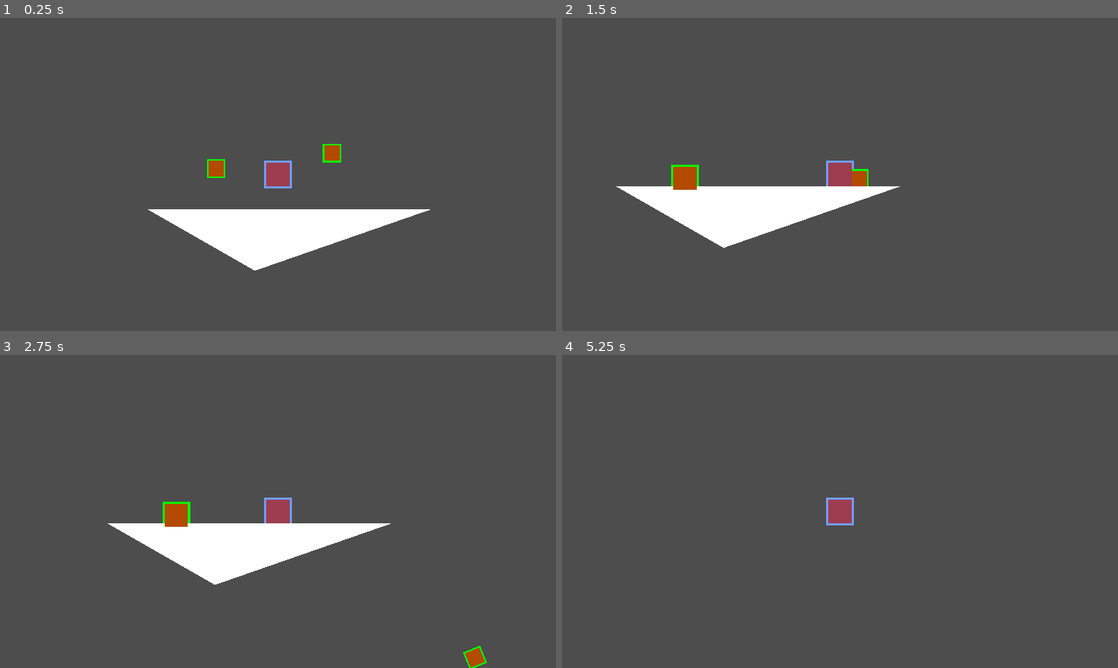
Above: before the commit, frames 1-4 (two rows, left to right).
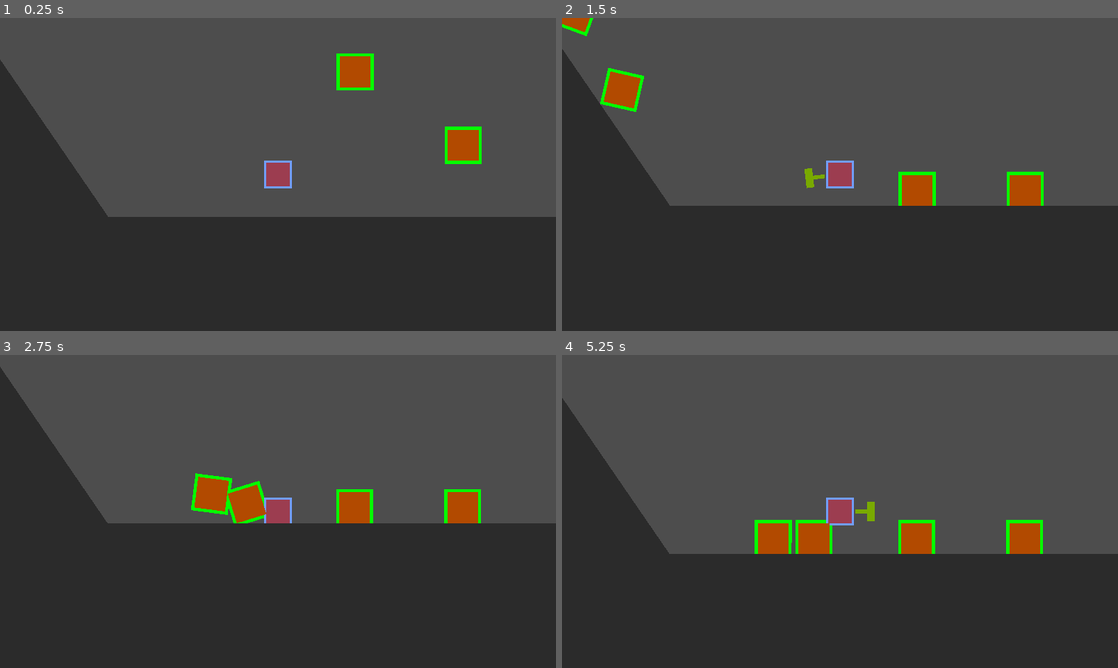
Above: after the commit, the same moments.

Repository: kapa-Nitori/nitori-gmtk-2024
Game: Godot game, scene res://scenes/world.tscn
Two runs of this game, one before a commit and one after it. Both use one fixed random seed, a clock stepped at 60 frames per second and the inputs below.
Inputs (mouse positions are in pixels of both pictures, inside the frame that each line leads up to):
- Up to frame 1 (0.25 s): no input
- Up to frame 2 (1.5 s): move the mouse to (962, 158) at 0.52 s; hold Right (ui_right) from 0.53 s (still down); click (962, 158) at 0.6 s; tap Space (jump, bound only after the commit) at 0.77 s; move the mouse to (728, 190) at 1.27 s; click (728, 190) at 1.35 s
- Up to frame 3 (2.75 s): tap Space (jump, bound only after the commit) at 1.52 s; move the mouse to (333, 442) at 2.02 s; release Right (ui_right) at 2.03 s; hold Left (ui_left) from 2.03 s (still down); click (333, 442) at 2.1 s
- Up to frame 4 (5.25 s): move the mouse to (812, 574) at 2.77 s; release Left (ui_left) at 2.78 s; hold Right (ui_right) 2.78-4.28 s; click (812, 574) at 2.85 s; tap Space (jump, bound only after the commit) at 3.02, 3.77, 4.52 s; move the mouse to (1006, 558) at 3.52 s; click (1006, 558) at 3.6 s; move the mouse to (673, 464) at 4.27 s; hold Left (ui_left) 4.28-5.03 s; click (673, 464) at 4.35 s; tap Enter at 5 s; move the mouse to (867, 511) at 5.02 s; hold Right (ui_right) from 5.03 s (still down); click (867, 511) at 5.1 s

The runs differ from the first frame. In frame 1, 45% of the frame differs, in the area x 0-100%, y 11-100%; in frame 2, 50%; in frame 3, 54%, in the area x 0-100%, y 3-100%; in frame 4, 44%.

Commit message:
added more stuff. boxes are currently broken

Diff:
--- a/Lucky Mallet/project.godot
+++ b/Lucky Mallet/project.godot
@@ -27,7 +27,33 @@
 
 jump={
 "deadzone": 0.5,
-"events": [Object(InputEventKey,"resource_local_to_scene":false,"resource_name":"","device":-1,"window_id":0,"alt_pressed":false,"shift_pressed":false,"ctrl_pressed":false,"meta_pressed":false,"pressed":false,"keycode":0,"physical_keycode":90,"key_label":0,"unicode":122,"echo":false,"script":null)
+"events": [Object(InputEventKey,"resource_local_to_scene":false,"resource_name":"","device":-1,"window_id":0,"alt_pressed":false,"shift_pressed":false,"ctrl_pressed":false,"meta_pressed":false,"pressed":false,"keycode":0,"physical_keycode":32,"key_label":0,"unicode":32,"echo":false,"script":null)
+, Object(InputEventKey,"resource_local_to_scene":false,"resource_name":"","device":-1,"window_id":0,"alt_pressed":false,"shift_pressed":false,"ctrl_pressed":false,"meta_pressed":false,"pressed":false,"keycode":0,"physical_keycode":87,"key_label":0,"unicode":119,"echo":false,"script":null)
+]
+}
+right={
+"deadzone": 0.5,
+"events": [Object(InputEventKey,"resource_local_to_scene":false,"resource_name":"","device":-1,"window_id":0,"alt_pressed":false,"shift_pressed":false,"ctrl_pressed":false,"meta_pressed":false,"pressed":false,"keycode":0,"physical_keycode":68,"key_label":0,"unicode":100,"echo":false,"script":null)
+]
+}
+left={
+"deadzone": 0.5,
+"events": [Object(InputEventKey,"resource_local_to_scene":false,"resource_name":"","device":-1,"window_id":0,"alt_pressed":false,"shift_pressed":false,"ctrl_pressed":false,"meta_pressed":false,"pressed":false,"keycode":0,"physical_keycode":65,"key_label":0,"unicode":97,"echo":false,"script":null)
+]
+}
+up={
+"deadzone": 0.5,
+"events": [Object(InputEventKey,"resource_local_to_scene":false,"resource_name":"","device":-1,"window_id":0,"alt_pressed":false,"shift_pressed":false,"ctrl_pressed":false,"meta_pressed":false,"pressed":false,"keycode":0,"physical_keycode":87,"key_label":0,"unicode":119,"echo":false,"script":null)
+]
+}
+down={
+"deadzone": 0.5,
+"events": [Object(InputEventKey,"resource_local_to_scene":false,"resource_name":"","device":-1,"window_id":0,"alt_pressed":false,"shift_pressed":false,"ctrl_pressed":false,"meta_pressed":false,"pressed":false,"keycode":0,"physical_keycode":83,"key_label":0,"unicode":115,"echo":false,"script":null)
+]
+}
+mallet_use={
+"deadzone": 0.5,
+"events": [Object(InputEventMouseButton,"resource_local_to_scene":false,"resource_name":"","device":-1,"window_id":0,"alt_pressed":false,"shift_pressed":false,"ctrl_pressed":false,"meta_pressed":false,"button_mask":0,"position":Vector2(0, 0),"global_position":Vector2(0, 0),"factor":1.0,"button_index":1,"canceled":false,"pressed":false,"double_click":false,"script":null)
 ]
 }
 
@@ -37,6 +63,7 @@
 2d_physics/layer_2="player"
 2d_physics/layer_3="box"
 2d_physics/layer_4="size portal"
+2d_physics/layer_5="mallet"
 
 [rendering]
 
--- a/Lucky Mallet/scenes/box.gd
+++ b/Lucky Mallet/scenes/box.gd
@@ -1,20 +1,36 @@
 extends RigidBody2D
 
 
-@export var box_type := true ## TRUE FOR SMALL, FALSE FOR LARGE
+## POSITIVE FOR SMALL, NEGATIVE FOR LARGE.
+@export var box_type := 1
 
-@onready var refresh = $Refresh
-@onready var indicator_color = $IndicatorColor
+@onready var collision_shape_2d = $CollisionShape2D
+@onready var indicator_color = $CollisionShape2D/Colors/IndicatorColor
+@onready var colors = $CollisionShape2D/Colors
 
+## SIZE MULTIPLIER FOR SMALL BOX
 @export var size_small: Vector2
+
+## SIZE MULTIPLIER FOR LARGE BOX
 @export var size_large: Vector2
 
+## DEFAULT SIZE
+@export var size_default: Vector2 = Vector2(32, 32)
 
-func _on_refresh_timeout():
-	if box_type == true: # for small box
-		indicator_color.color = Color(0, 1, 0)
-		self.scale = size_small
+func _ready():
+	Global.boxes_array.append(self)
 
-	elif box_type == false: # for large box
-		indicator_color.color = Color(1, 0.5, 0)
-		self.scale = size_large
+func _on_area_2d_area_entered(_area):
+	box_type *= -1
+	#
+	#print()
+	#print(box_type, " ", collision_shape_2d.shape.size)
+	if box_type >= 1: # for small box
+		self.indicator_color.color = Color(0, 1, 0)
+		self.colors.scale = size_small
+		self.collision_shape_2d.shape.size = size_default * size_small
+
+	elif box_type <= -1: # for large box
+		self.indicator_color.color = Color(1, 0.5, 0)
+		self.colors.scale = size_large
+		self.collision_shape_2d.shape.size = size_default * size_large
--- a/Lucky Mallet/scenes/box.tscn
+++ b/Lucky Mallet/scenes/box.tscn
@@ -1,33 +1,47 @@
-[gd_scene load_steps=3 format=3 uid="uid://j1h6xeqeq1cc"]
+[gd_scene load_steps=5 format=3 uid="uid://j1h6xeqeq1cc"]
 
 [ext_resource type="Script" path="res://scenes/box.gd" id="1_nw0wd"]
 
-[sub_resource type="RectangleShape2D" id="RectangleShape2D_jdq5w"]
+[sub_resource type="PhysicsMaterial" id="PhysicsMaterial_b8yn1"]
+rough = true
+
+[sub_resource type="RectangleShape2D" id="RectangleShape2D_as0if"]
 size = Vector2(32, 32)
+
+[sub_resource type="RectangleShape2D" id="RectangleShape2D_bl8gw"]
+size = Vector2(80, 80)
 
 [node name="Box" type="RigidBody2D"]
 collision_layer = 4
-collision_mask = 5
+collision_mask = 7
+physics_material_override = SubResource("PhysicsMaterial_b8yn1")
 script = ExtResource("1_nw0wd")
 size_small = Vector2(1, 1)
 size_large = Vector2(2, 2)
 
-[node name="IndicatorColor" type="Polygon2D" parent="."]
-z_index = -1
+[node name="CollisionShape2D" type="CollisionShape2D" parent="."]
+scale = Vector2(2, 2)
+shape = SubResource("RectangleShape2D_as0if")
+debug_color = Color(9.62615e-08, 0.265484, 0.314413, 0.42)
+
+[node name="Colors" type="Node2D" parent="CollisionShape2D"]
+
+[node name="Area2D" type="Area2D" parent="CollisionShape2D/Colors"]
+scale = Vector2(0.5, 0.5)
+collision_layer = 0
+collision_mask = 16
+
+[node name="CollisionShape2D" type="CollisionShape2D" parent="CollisionShape2D/Colors/Area2D"]
+shape = SubResource("RectangleShape2D_bl8gw")
+
+[node name="IndicatorColor" type="Polygon2D" parent="CollisionShape2D/Colors"]
+z_index = -2
 scale = Vector2(0.8, 0.8)
 color = Color(0, 1, 0, 1)
 polygon = PackedVector2Array(-24, -24, 24, -24, 24, 24, -24, 24)
 
-[node name="BaseColor" type="Polygon2D" parent="."]
+[node name="BaseColor" type="Polygon2D" parent="CollisionShape2D/Colors"]
 color = Color(0.7, 0.291667, 0, 1)
 polygon = PackedVector2Array(-16, -16, 16, -16, 16, 16, -16, 16)
 
-[node name="CollisionShape2D" type="CollisionShape2D" parent="."]
-shape = SubResource("RectangleShape2D_jdq5w")
-debug_color = Color(9.62615e-08, 0.265484, 0.314413, 0.42)
-
-[node name="Refresh" type="Timer" parent="."]
-wait_time = 0.2
-autostart = true
-
-[connection signal="timeout" from="Refresh" to="." method="_on_refresh_timeout"]
+[connection signal="area_entered" from="CollisionShape2D/Colors/Area2D" to="." method="_on_area_2d_area_entered"]
--- a/Lucky Mallet/scenes/global_variables.gd
+++ b/Lucky Mallet/scenes/global_variables.gd
@@ -3,12 +3,14 @@
 ## VARIABLES
 var player_speed: Vector2
 var player_direction: Vector2
+var boxes_array: Array
 
 
 
 
 
 
-#
+
 #func _process(delta):
-	#print(player_speed)
+	#print()
+	#print(boxes_array)
--- /dev/null
+++ b/Lucky Mallet/scenes/level_template.tscn
@@ -0,0 +1,3 @@
+[gd_scene format=3 uid="uid://dkcpdcgvmidk3"]
+
+[node name="LevelTemplate" type="Node2D"]
--- a/Lucky Mallet/scenes/player.gd
+++ b/Lucky Mallet/scenes/player.gd
@@ -5,6 +5,9 @@
 const JUMP_VELOCITY = -400.0
 const PUSH_FORCE = 100
 const MAX_PUSH_VELOCITY = 150
+
+@onready var mallet = $Mallet
+@onready var animation_player = $AnimationPlayer
 
 
 
@@ -25,19 +28,24 @@
 
 	# Get the input direction and handle the movement/deceleration.
 	# As good practice, you should replace UI actions with custom gameplay actions.
-	var direction = Input.get_axis("ui_left", "ui_right")
+	var direction = Input.get_axis("left", "right")
 	if direction:
 		velocity.x = direction * SPEED
 	else:
 		velocity.x = move_toward(velocity.x, 0, SPEED)
 
 	move_and_slide()
+	mallet_utils()
 
 	for i in get_slide_collision_count():
 		var collision = get_slide_collision(i)
 		var collision_box = collision.get_collider()
-		if collision_box.is_in_group("Boxes") and abs(collision_box.get_linear_velocity().x) < MAX_PUSH_VELOCITY:
+		#print()
+		#print(collision_box)
+		#collision_box.is_in_group("Boxes")
+		if Global.boxes_array.has(collision_box) and abs(collision_box.get_linear_velocity().x) < MAX_PUSH_VELOCITY:
 			collision_box.apply_central_impulse(collision.get_normal() * -PUSH_FORCE)
+
 
 
 
@@ -45,6 +53,13 @@
 func jump():
 	velocity.y += JUMP_VELOCITY
 
+func mallet_utils():
+	var direction = get_global_mouse_position()
+	mallet.look_at(direction)
+
+	if Input.is_action_just_pressed("mallet_use"):
+		animation_player.play("mallet_attack")
+
 func report_to_global(): # call this in process, updates global variables.
 	Global.player_speed = velocity
 	Global.player_direction = velocity.normalized()
--- a/Lucky Mallet/scenes/player.tscn
+++ b/Lucky Mallet/scenes/player.tscn
@@ -1,9 +1,97 @@
-[gd_scene load_steps=3 format=3 uid="uid://cmkffe4o3ntta"]
+[gd_scene load_steps=7 format=3 uid="uid://cmkffe4o3ntta"]
 
 [ext_resource type="Script" path="res://scenes/player.gd" id="1_ntijr"]
 
 [sub_resource type="RectangleShape2D" id="RectangleShape2D_xh381"]
 size = Vector2(48, 48)
+
+[sub_resource type="RectangleShape2D" id="RectangleShape2D_7tcp5"]
+size = Vector2(32, 48)
+
+[sub_resource type="Animation" id="Animation_rg8ug"]
+length = 0.001
+tracks/0/type = "value"
+tracks/0/imported = false
+tracks/0/enabled = true
+tracks/0/path = NodePath("Mallet:monitorable")
+tracks/0/interp = 1
+tracks/0/loop_wrap = true
+tracks/0/keys = {
+"times": PackedFloat32Array(0),
+"transitions": PackedFloat32Array(1),
+"update": 1,
+"values": [false]
+}
+tracks/1/type = "value"
+tracks/1/imported = false
+tracks/1/enabled = true
+tracks/1/path = NodePath("Mallet/CollisionShape2D:disabled")
+tracks/1/interp = 1
+tracks/1/loop_wrap = true
+tracks/1/keys = {
+"times": PackedFloat32Array(0),
+"transitions": PackedFloat32Array(1),
+"update": 1,
+"values": [true]
+}
+tracks/2/type = "value"
+tracks/2/imported = false
+tracks/2/enabled = true
+tracks/2/path = NodePath("Mallet/Polygon2D:visible")
+tracks/2/interp = 1
+tracks/2/loop_wrap = true
+tracks/2/keys = {
+"times": PackedFloat32Array(0),
+"transitions": PackedFloat32Array(1),
+"update": 1,
+"values": [false]
+}
+
+[sub_resource type="Animation" id="Animation_uleac"]
+resource_name = "mallet_attack"
+length = 0.2
+tracks/0/type = "value"
+tracks/0/imported = false
+tracks/0/enabled = true
+tracks/0/path = NodePath("Mallet:monitorable")
+tracks/0/interp = 1
+tracks/0/loop_wrap = true
+tracks/0/keys = {
+"times": PackedFloat32Array(0, 0.2),
+"transitions": PackedFloat32Array(1, 1),
+"update": 1,
+"values": [true, true]
+}
+tracks/1/type = "value"
+tracks/1/imported = false
+tracks/1/enabled = true
+tracks/1/path = NodePath("Mallet/CollisionShape2D:disabled")
+tracks/1/interp = 1
+tracks/1/loop_wrap = true
+tracks/1/keys = {
+"times": PackedFloat32Array(0, 0.2),
+"transitions": PackedFloat32Array(1, 1),
+"update": 1,
+"values": [false, true]
+}
+tracks/2/type = "value"
+tracks/2/imported = false
+tracks/2/enabled = true
+tracks/2/path = NodePath("Mallet/Polygon2D:visible")
+tracks/2/interp = 1
+tracks/2/loop_wrap = true
+tracks/2/keys = {
+"times": PackedFloat32Array(0, 0.2),
+"transitions": PackedFloat32Array(1, 1),
+"update": 1,
+"values": [true, false]
+}
+
+[sub_resource type="AnimationLibrary" id="AnimationLibrary_u1kyw"]
+_data = {
+"RESET": SubResource("Animation_rg8ug"),
+"mallet_attack": SubResource("Animation_uleac")
+}
 
 [node name="Player" type="CharacterBody2D"]
 collision_layer = 2
@@ -24,3 +112,26 @@
 shape = SubResource("RectangleShape2D_xh381")
 
 [node name="Camera2D" type="Camera2D" parent="."]
+
+[node name="Mallet" type="Area2D" parent="."]
+collision_layer = 16
+collision_mask = 0
+monitoring = false
+monitorable = false
+
+[node name="CollisionShape2D" type="CollisionShape2D" parent="Mallet"]
+position = Vector2(64, 0)
+shape = SubResource("RectangleShape2D_7tcp5")
+disabled = true
+
+[node name="Polygon2D" type="Polygon2D" parent="Mallet"]
+visible = false
+position = Vector2(40, 0)
+rotation = 1.5708
+color = Color(0.478431, 0.670588, 0, 1)
+polygon = PackedVector2Array(-4, -16, -4, 8, 4, 8, 4, -16, 20, -16, 20, -32, -20, -32, -20, -16)
+
+[node name="AnimationPlayer" type="AnimationPlayer" parent="."]
+libraries = {
+"": SubResource("AnimationLibrary_u1kyw")
+}
--- a/Lucky Mallet/scenes/world.tscn
+++ b/Lucky Mallet/scenes/world.tscn
@@ -1,25 +1,49 @@
-[gd_scene load_steps=3 format=3 uid="uid://bbwec847ic6in"]
+[gd_scene load_steps=4 format=3 uid="uid://bbwec847ic6in"]
 
 [ext_resource type="PackedScene" uid="uid://cmkffe4o3ntta" path="res://scenes/player.tscn" id="1_5ytsw"]
 [ext_resource type="PackedScene" uid="uid://j1h6xeqeq1cc" path="res://scenes/box.tscn" id="2_av7i3"]
 
+[sub_resource type="WorldBoundaryShape2D" id="WorldBoundaryShape2D_lcj5m"]
+
 [node name="World" type="Node2D"]
 
-[node name="Polygon2D" type="Polygon2D" parent="."]
-polygon = PackedVector2Array(-208, 40, 384, 40, 16, 168)
+[node name="StaticBody2D" type="StaticBody2D" parent="."]
+position = Vector2(-88, 16)
+scale = Vector2(2, 2)
 
-[node name="StaticBody2D" type="StaticBody2D" parent="."]
+[node name="CollisionShape2D" type="CollisionShape2D" parent="StaticBody2D"]
+position = Vector2(44, 20)
+shape = SubResource("WorldBoundaryShape2D_lcj5m")
+
+[node name="Polygon2D" type="Polygon2D" parent="StaticBody2D"]
+modulate = Color(0.17, 0.17, 0.17, 1)
+z_index = 2
+position = Vector2(-3756, -120)
+scale = Vector2(49, 7)
+polygon = PackedVector2Array(-112, 20, -112, 156, 268, 156, 268, 20)
+
+[node name="Polygon2D2" type="Polygon2D" parent="StaticBody2D"]
+modulate = Color(0.17, 0.17, 0.17, 1)
+z_index = 2
+position = Vector2(-50.6434, 0.400024)
+scale = Vector2(1.13913, 1)
+polygon = PackedVector2Array(-43.3283, 19.6, -700.672, 20, -697.16, -488, -352.336, -492.4)
 
 [node name="CollisionPolygon2D" type="CollisionPolygon2D" parent="StaticBody2D"]
-polygon = PackedVector2Array(-208, 40, 384, 40, 16, 168)
+position = Vector2(-76.8, 0.400024)
+polygon = PackedVector2Array(-768, -484, -772, 20, -23.2, 19.6, -367.2, -488.4)
 
 [node name="Player" parent="." instance=ExtResource("1_5ytsw")]
 position = Vector2(64, -64)
 
-[node name="Box" parent="." groups=["Boxes"] instance=ExtResource("2_av7i3")]
-position = Vector2(-64, -72)
-size_small = Vector2(1.5, 1.5)
-size_large = Vector2(3, 3)
+[node name="Box" parent="." instance=ExtResource("2_av7i3")]
+position = Vector2(-648, -632)
 
-[node name="Box2" parent="." groups=["Boxes"] instance=ExtResource("2_av7i3")]
-position = Vector2(176, -104)
+[node name="Box4" parent="." instance=ExtResource("2_av7i3")]
+position = Vector2(-760, -872)
+
+[node name="Box2" parent="." instance=ExtResource("2_av7i3")]
+position = Vector2(448, -120)
+
+[node name="Box3" parent="." instance=ExtResource("2_av7i3")]
+position = Vector2(224, -272)
Not shown, added: Lucky Mallet/scenes/plaE51D.tmp
